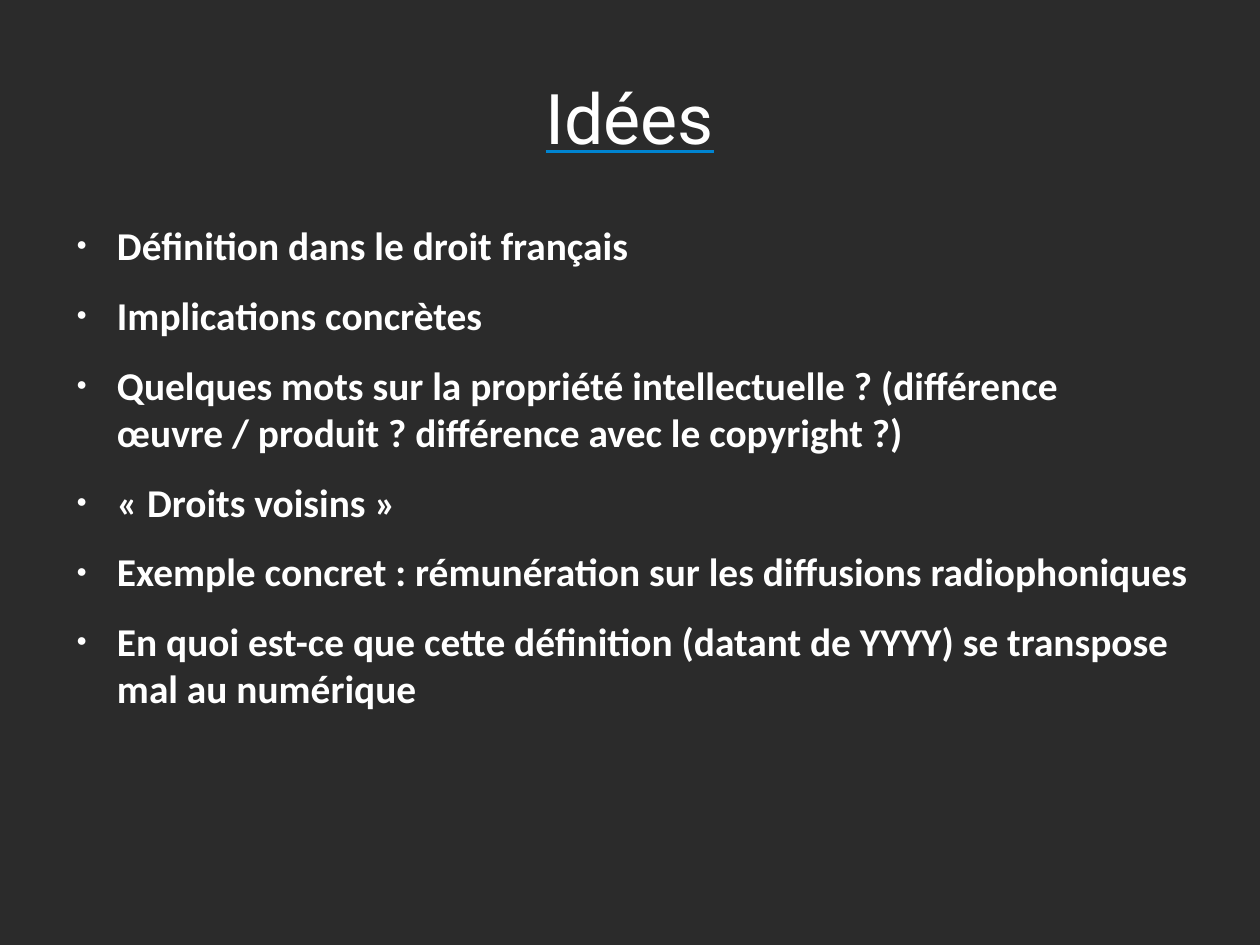
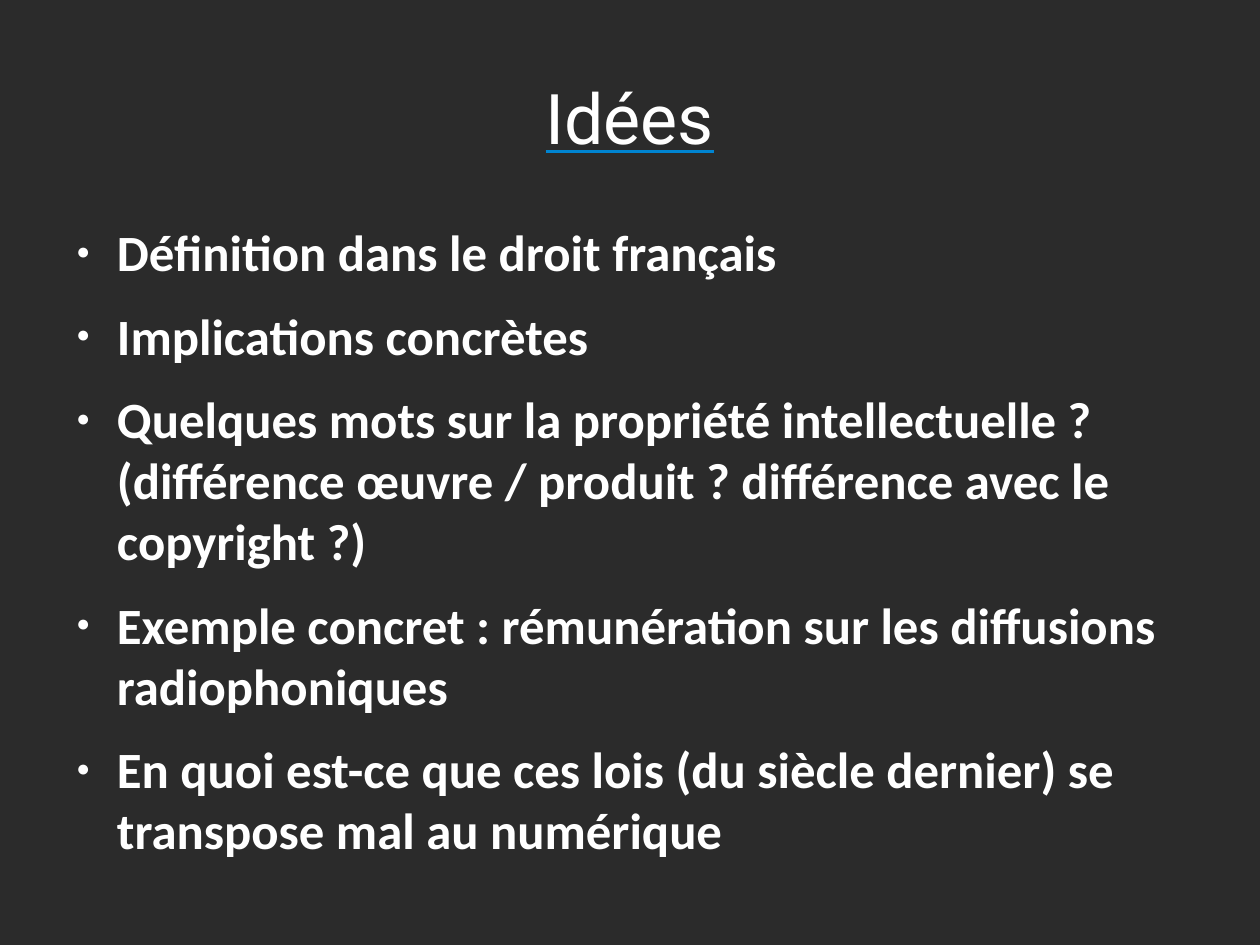
Before and after one commit to Parashp/pph-droit-auteur, a slide deck: slide 4 of soutenance.odp. Drawn at 1260x945 pixels with LibreOffice and Linux fonts; fonts in the diff are those of the drawing; background and template pictures are left out; a plain dark background stands for a picture behind light text. Boxes give left, top, right and bottom in pixels: in the first picture for what was removed or moved away, otherwise in the second. Text is boxed around its words. In the diff, an @@ line names an element or a change of style, - is before the commit and + after.

Commit message:
Oral : rédaction de slides dans plusieurs parties

```diff
--- a/soutenance.odp
+++ b/soutenance.odp
@@ text at <box>117,235,1155,713</box>: size 24.8 to 32 pt in "Définition dans le droit français", "Implications concrètes", "Quelques mots sur la propriété intellectuelle ? ...", "Exemple concret : rémunération sur les diffusions ..." @@
@@ text at <box>147,489,365,518</box>: paragraph removed @@
-● « Droits voisins »
@@ text at <box>117,750,1114,857</box>: text changed; size 24.8 to 32 pt @@
-● En quoi est-ce que cette définition (datant de YYYY) se transpose mal au numérique
+● En quoi est-ce que ces lois (du siècle dernier) se transpose mal au numérique
```
Also in this commit, not shown: 14 other slides changed, 9 slides added.
